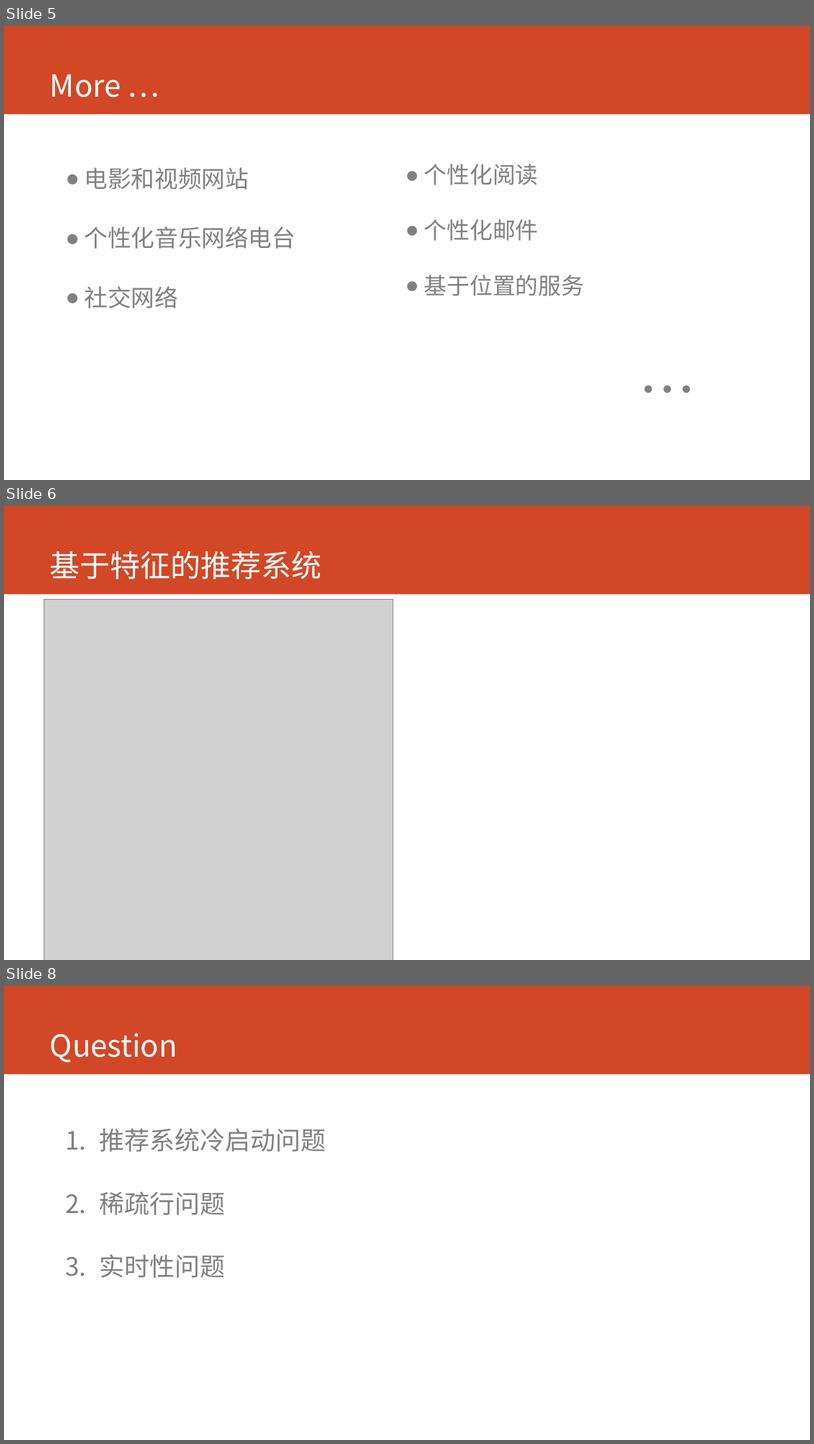
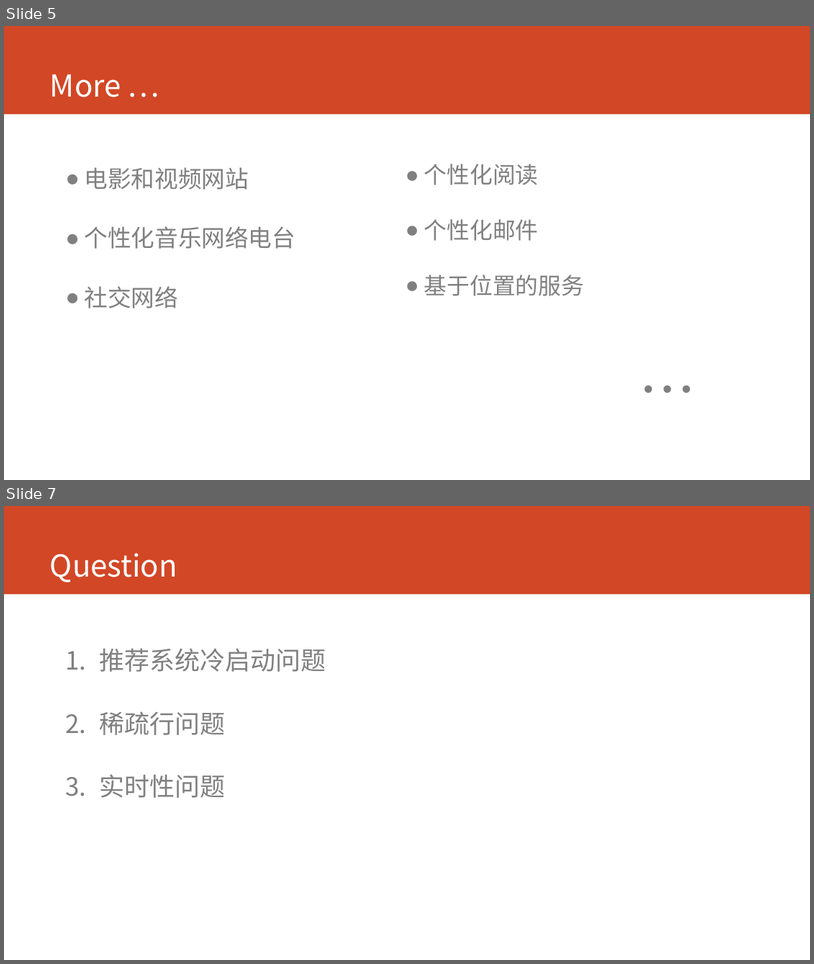
Before and after one commit to gitsoftsun/GraduationThesis, a slide deck: document/开题阶段/picture/团购商品个性化推荐系统的设计.pptx. Shown one above the other, each under a label of ours: slides 5, 6 and 8 before the commit, slides 5 and 7 after it; the slides between them are not shown. The pictures are 814x1444 and 814x964 pixels, drawn with LibreOffice and Linux fonts; fonts in the diff are those of the drawing; grey boxes stand for pictures. Boxes give left, top, right and bottom in pixels: in the first picture for what was removed or moved away, otherwise in the second. Text is boxed around its words. In the diff, an @@ line names an element or a change of style, - is before the commit and + after.

```diff
--- a/document/开题阶段/picture/团购商品个性化推荐系统的设计.pptx
+++ b/document/开题阶段/picture/团购商品个性化推荐系统的设计.pptx
@@ slide 6 removed at bbox=[4, 506, 810, 960], background #FFFFFF; not listed: 1 template element that a slide beside it also shows @@
@@ title removed at bbox=[50, 551, 322, 579] @@
-基于特征的推荐系统
@@ picture removed at bbox=[44, 599, 393, 960] @@
@@ what was slide 8 is now slide 7 @@
```
Also in this commit, not shown: 1 slide changed, 1 slide added, 1 other slide removed, 3 other files.
